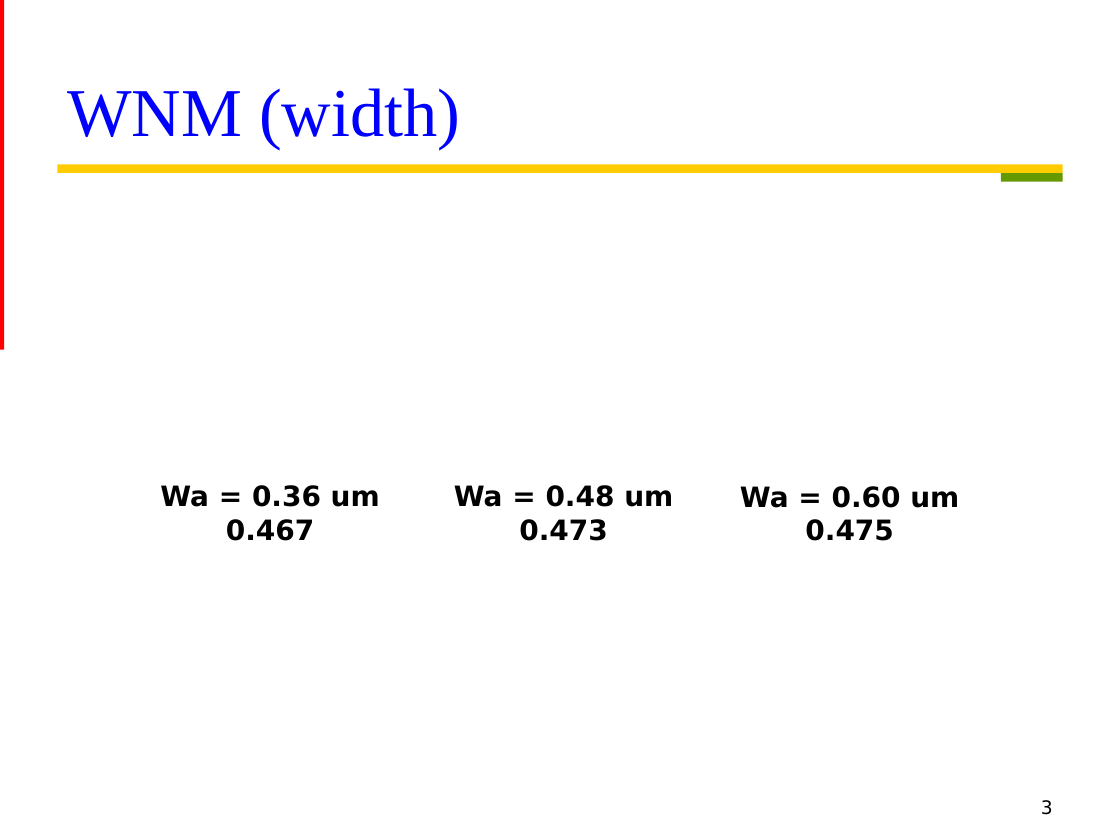
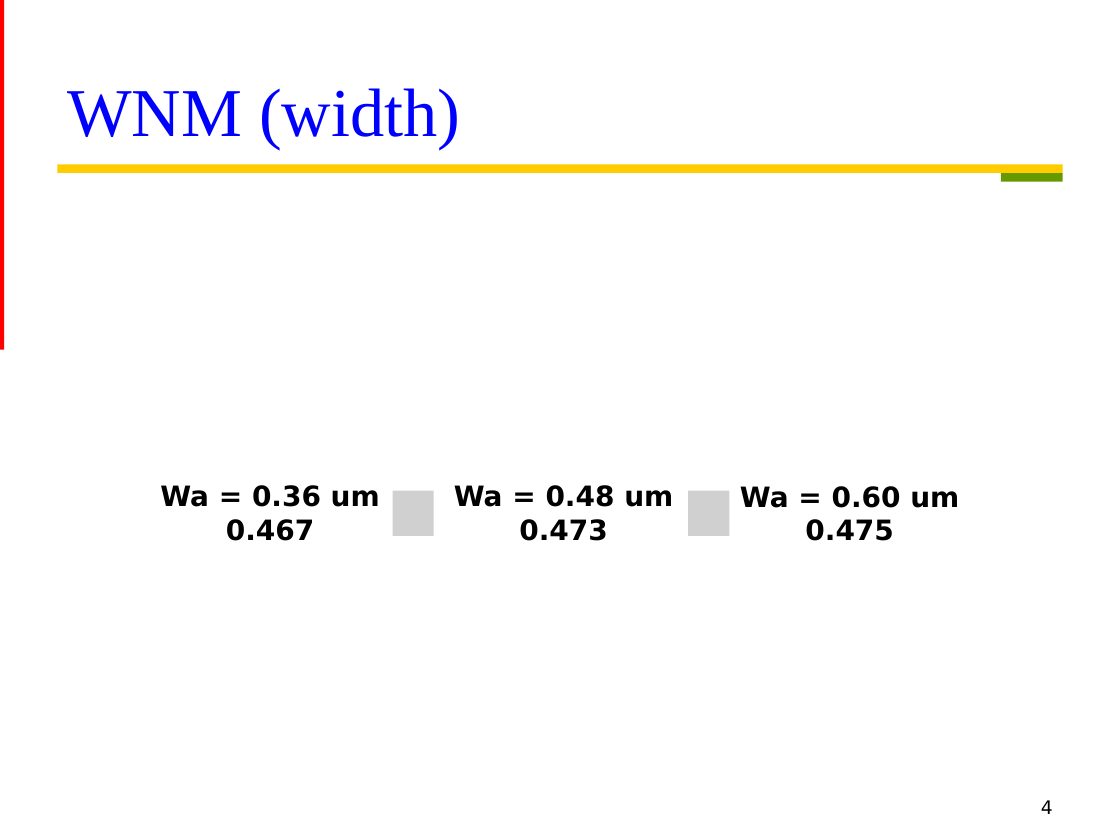
Before and after one commit to Oniontow/TTLiu_Project, a slide deck: slide 4 of andfa/FAND.pptx (slide 3 before the commit). Drawn at 1120x840 pixels with LibreOffice and Linux fonts; fonts in the diff are those of the drawing; grey boxes stand for pictures. Boxes give left, top, right and bottom in pixels: in the first picture for what was removed or moved away, otherwise in the second. Text is boxed around its words. In the diff, an @@ line names an element or a change of style, - is before the commit and + after.

```diff
--- a/andfa/FAND.pptx
+++ b/andfa/FAND.pptx
@@ picture added at (x1=392, y1=491, x2=433, y2=535) @@
@@ picture added at (x1=688, y1=491, x2=729, y2=535) @@
@@ page number at (x1=1041, y1=800, x2=1053, y2=814): text changed @@
-3
+4
```
Also in this commit, not shown: 1 other slide changed, 1 slide added, 20 other files.
